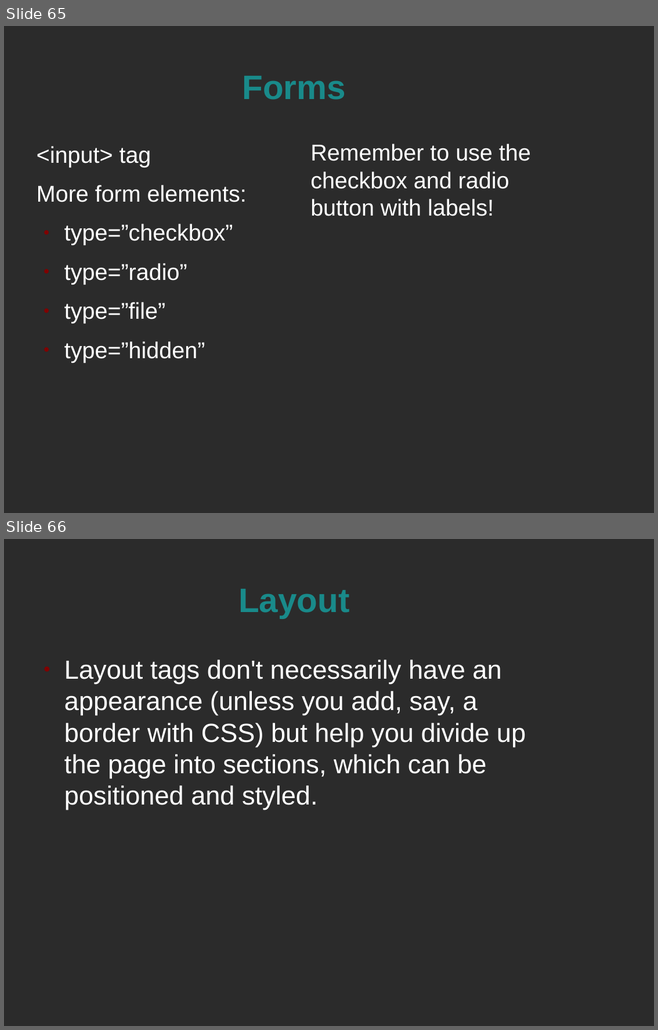
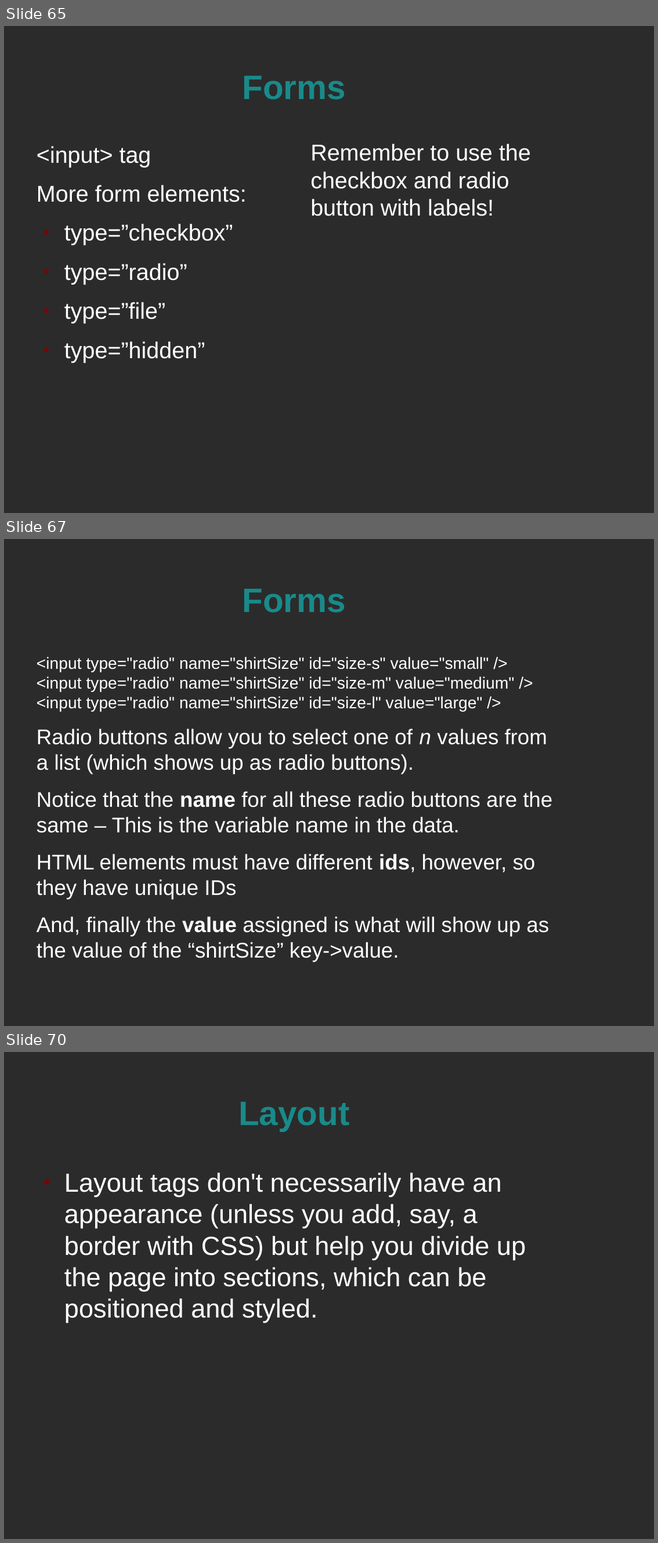
Before and after one commit to spellbindguy/Web-Development, a slide deck: Lectures/03 HTML/HTML.odp. Shown one above the other, each under a label of ours: slides 65 and 66 before the commit, slides 65, 67 and 70 after it; the slides between them are not shown. The pictures are 658x1030 and 658x1543 pixels, drawn with LibreOffice and Linux fonts; fonts in the diff are those of the drawing; background and template pictures are left out; a plain dark background stands for a picture behind light text. Boxes give left, top, right and bottom in pixels: in the first picture for what was removed or moved away, otherwise in the second. Text is boxed around its words. In the diff, an @@ line names an element or a change of style, - is before the commit and + after.

Commit message:
Updated HTML lecture

```diff
--- a/Lectures/03 HTML/HTML.odp
+++ b/Lectures/03 HTML/HTML.odp
@@ slide 67 added at (x1=4, y1=539, x2=654, y2=1026), background picture (left out) @@
@@ title added at (x1=242, y1=589, x2=346, y2=613), 41.4 pt, text #198A8A, bold @@
+Forms
@@ text added at (x1=36, y1=657, x2=552, y2=962), 26 pt, text #FFFFFF @@
+<input type="radio" name="shirtSize" id="size-s" value="small" />
+<input type="radio" name="shirtSize" id="size-m" value="medium" />
+<input type="radio" name="shirtSize" id="size-l" value="large" />
+Radio buttons allow you to select one of n values from a list (which shows up as radio buttons).
+Notice that the name for all these radio buttons are the same – This is the variable name in the data.
+HTML elements must have different ids, however, so they have unique IDs
+And, finally the value assigned is what will show up as the value of the “shirtSize” key->value.
@@ what was slide 66 is now slide 70 @@
```
Also in this commit, not shown: 2 slides changed, 3 other slides added, 1 other file.
